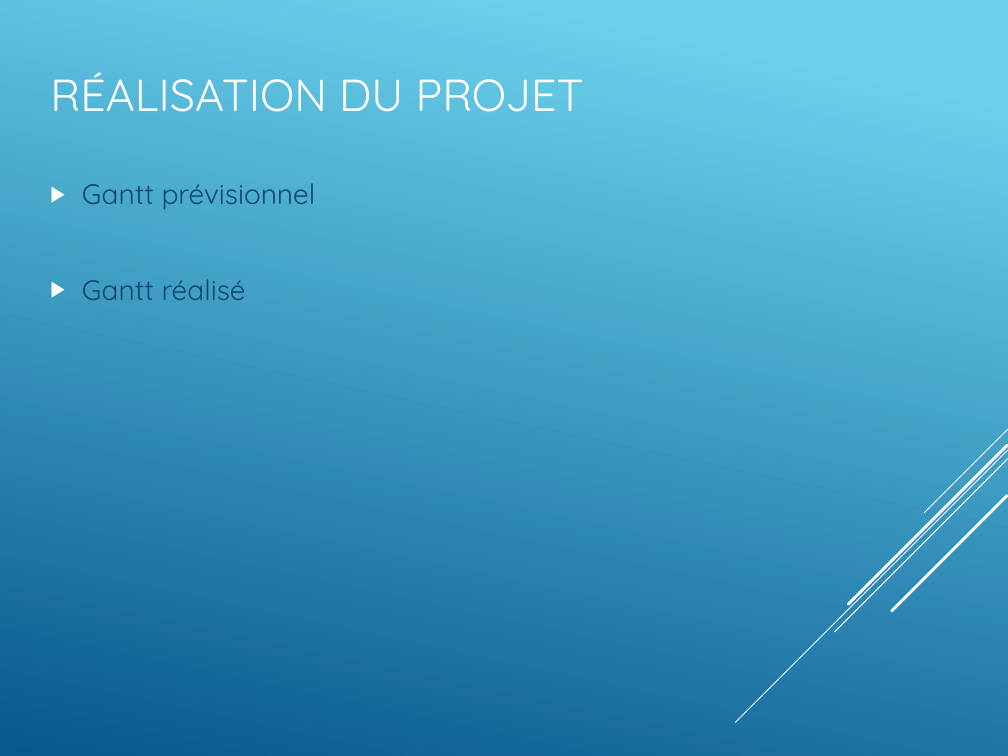
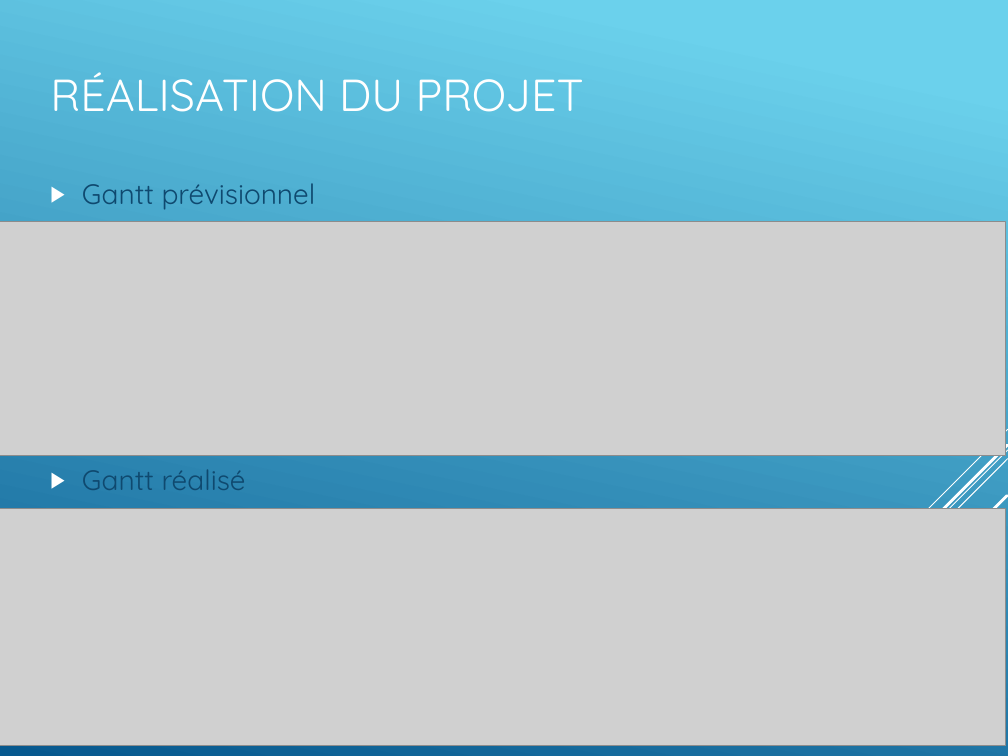
Before and after one commit to Alex237/budget-monitor, a slide deck: slide 9 of docs/BudgetMonitor.pptx. Drawn at 1008x756 pixels with LibreOffice and Linux fonts; fonts in the diff are those of the drawing; grey boxes stand for pictures. Boxes give left, top, right and bottom in pixels: in the first picture for what was removed or moved away, otherwise in the second. Text is boxed around its words. In the diff, an @@ line names an element or a change of style, - is before the commit and + after.

Commit message:
Powerpoint Commit

```diff
--- a/docs/BudgetMonitor.pptx
+++ b/docs/BudgetMonitor.pptx
@@ subtitle "Gantt prévisionnel" rewrapped from (82,183,316,300) to (82,183,316,490) @@
@@ picture added at (0,221,1006,456) @@
@@ picture added at (0,509,1006,745) @@
```
Also in this commit, not shown: 1 other slide changed.
